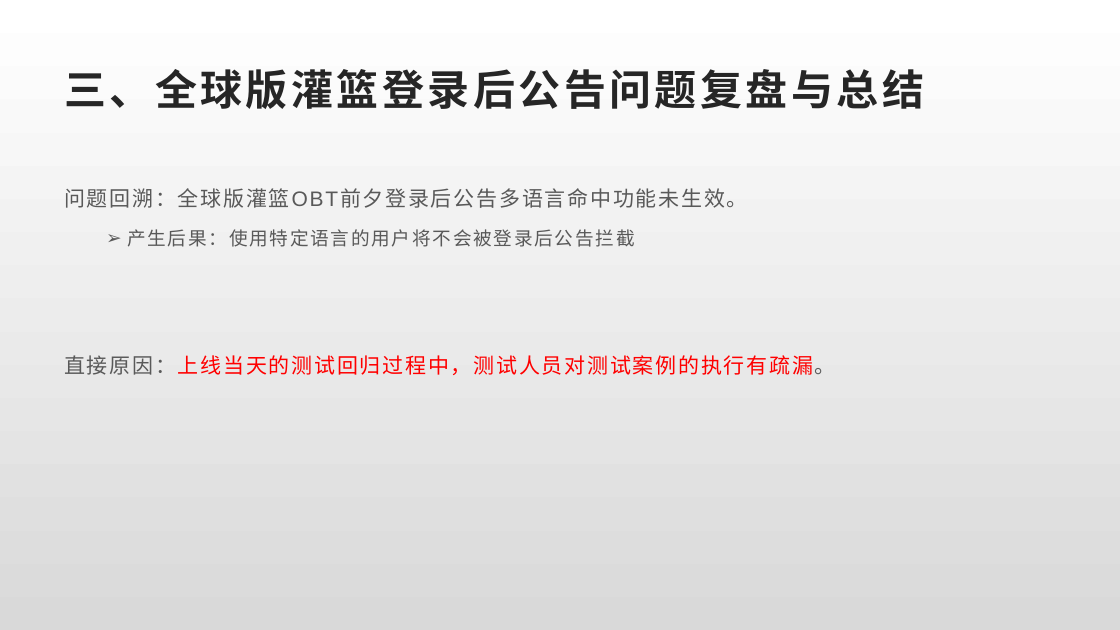
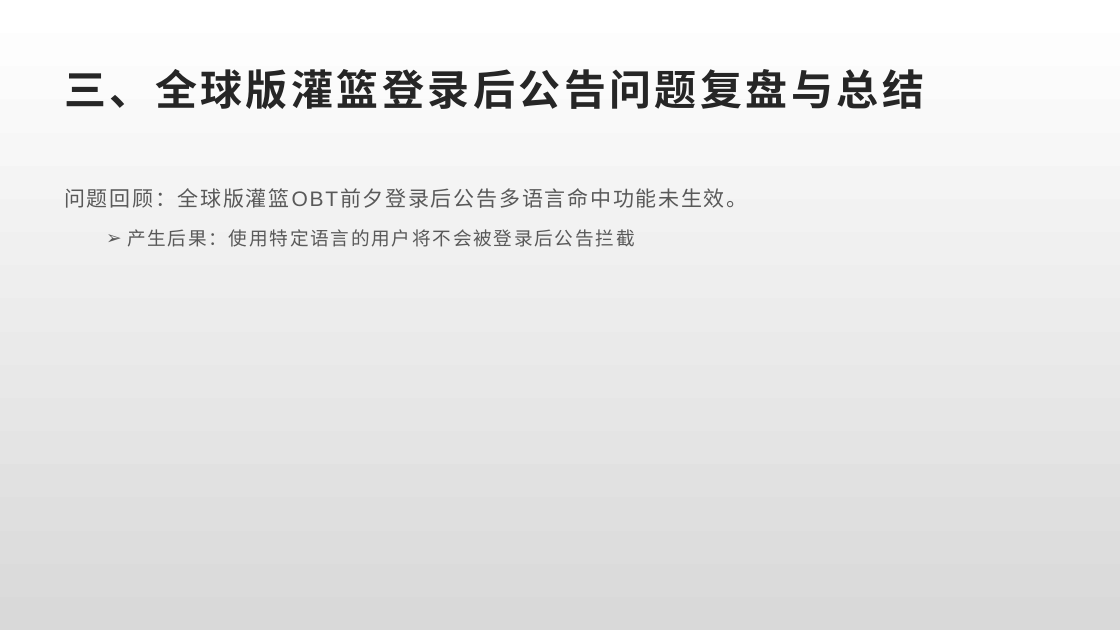
Before and after one commit to Rexixe1993/JavaScriptLesson, a slide deck: slide 8 of 全球版灌篮OBT复盘总结.pptx. Drawn at 1120x630 pixels with LibreOffice and Linux fonts; fonts in the diff are those of the drawing. Boxes give left, top, right and bottom in pixels: in the first picture for what was removed or moved away, otherwise in the second. Text is boxed around its words. In the diff, an @@ line names an element or a change of style, - is before the commit and + after.

```diff
--- a/全球版灌篮OBT复盘总结.pptx
+++ b/全球版灌篮OBT复盘总结.pptx
@@ text at [64, 188, 748, 208]: text changed @@
-问题回溯：全球版灌篮OBT前夕登录后公告多语言命中功能未生效。
+问题回顾：全球版灌篮OBT前夕登录后公告多语言命中功能未生效。
@@ text at [64, 355, 836, 375]: paragraph removed @@
-直接原因：上线当天的测试回归过程中，测试人员对测试案例的执行有疏漏。
```
Also in this commit, not shown: 9 other slides changed, 2 slides added, 2 slides removed.
